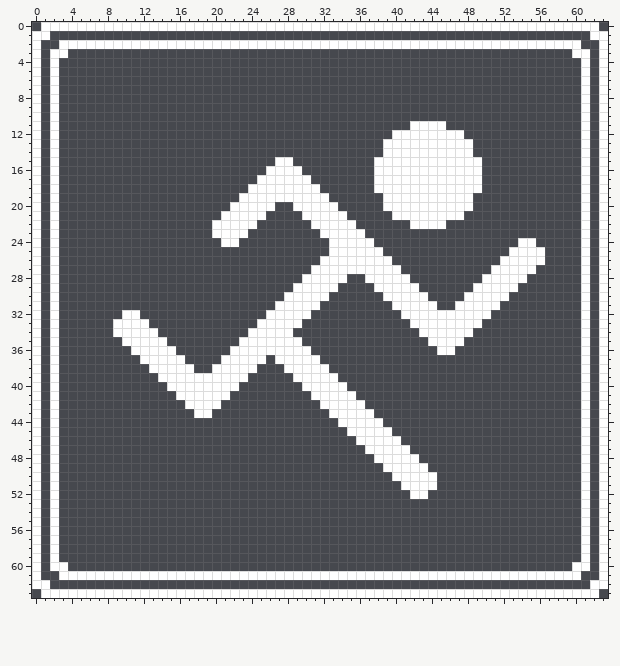
File history of a pixel-art file, SpaceInvaders/SpaceInvaders/Content/Sprites/assets.aseprite. This is how it looked before the edit.
64x64 pixels, 1 frame.
After the commit:
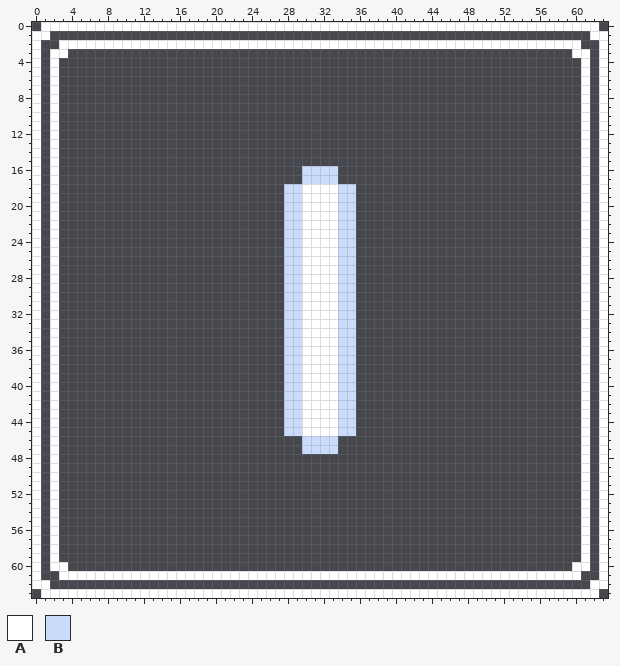
Palette (. is transparent): A #ffffff  B #cbdbfc
Edits made:
layer "Layer 2" now shown
layer "Layer 13" now hidden
The edit adds colour A in row 18 at x 32 to 33; in row 19 at x 33; in row 22 at x 30; in row 23 at x 30 to 31; in rows 24 to 25 at x 30 to 32; in row 26 at x 30 to 31.
The edit adds colour A in row 27 at x 30; in row 30 at x 33; in row 31 at x 32 to 33; in row 32 at x 31 to 33; in rows 33 to 35 at x 30 to 33; in row 36 at x 31 to 33.
The edit adds colour A in row 37 at x 32 to 33; in row 38 at x 33; in row 41 at x 30; in row 42 at x 30 to 31; in row 43 at x 30 to 32; in rows 44 to 45 at x 30 to 33.
The edit adds colour B in row 16 at x 30 to 33; in row 17 at x 31 to 33; in rows 18 to 19 at x 34 to 35; in row 20 at x 28 and 34 to 35; in row 21 at x 28 to 29 and 35; in rows 22 to 27 at x 28 to 29.
The edit adds colour B in row 28 at x 28 to 29 and 35; in row 29 at x 28 and 34 to 35; in rows 30 to 33 at x 34 to 35; in row 34 at x 29 and 34 to 35; in rows 35 to 38 at x 34 to 35; in row 39 at x 28 and 34 to 35.
The edit adds colour B in row 40 at x 28 to 29 and 35; in rows 41 to 44 at x 28 to 29; in row 45 at x 28 to 29 and 34; in rows 46 to 47 at x 30 to 33.
Colour A gives way to colour B in row 17 at x 30; in rows 18 to 19 at x 28 to 29; in row 20 at x 29; in row 21 at x 34; in rows 22 to 27 at x 34 to 35; in row 28 at x 34.
Colour A gives way to colour B in row 29 at x 29; in rows 30 to 33 at x 28 to 29; in row 34 at x 28; in rows 35 to 38 at x 28 to 29; in row 39 at x 29; in row 40 at x 34.
Colour A gives way to colour B in rows 41 to 44 at x 34 to 35; in row 45 at x 35.
Colour A is gone in row 11 at x 42 to 45; in row 12 at x 40 to 47; in rows 13 to 14 at x 39 to 48; in row 15 at x 27 to 28 and 38 to 49; in row 16 at x 26 to 29 and 38 to 49; in row 17 at x 25 to 29 and 38 to 49.
Colour A is gone in row 18 at x 24 to 27 and 38 to 49; in row 19 at x 23 to 27 and 39 to 48; in row 20 at x 22 to 26 and 39 to 48; in row 21 at x 21 to 25 and 40 to 47; in row 22 at x 20 to 24 and 42 to 45; in row 23 at x 20 to 23 and 36.
Colour A is gone in row 24 at x 21 to 22, 36 to 37 and 54 to 55; in row 25 at x 36 to 38 and 53 to 56; in row 26 at x 36 to 39 and 52 to 56; in row 27 at x 36 to 40 and 51 to 55; in row 28 at x 37 to 41 and 50 to 54; in row 29 at x 38 to 42 and 49 to 53.
Colour A is gone in row 30 at x 39 to 43 and 48 to 52; in row 31 at x 27, 40 to 44 and 47 to 51; in row 32 at x 10 to 11, 26 to 27 and 41 to 50; in row 33 at x 9 to 12, 25 to 27 and 42 to 49; in row 34 at x 9 to 13, 24 to 27 and 43 to 48; in row 35 at x 10 to 14, 23 to 27 and 44 to 47.
Colour A is gone in row 36 at x 11 to 15, 22 to 27 and 45 to 46; in row 37 at x 12 to 16, 21 to 25 and 27; in row 38 at x 13 to 17 and 20 to 24; in row 39 at x 14 to 23; in row 40 at x 15 to 22; in row 41 at x 16 to 21.
Colour A is gone in row 42 at x 17 to 20 and 36; in row 43 at x 18 to 19 and 36 to 37; in row 44 at x 36 to 38; in row 45 at x 36 to 39; in row 46 at x 36 to 40; in row 47 at x 37 to 41.
Colour A is gone in row 48 at x 38 to 42; in row 49 at x 39 to 43; in row 50 at x 40 to 44; in row 51 at x 41 to 44; in row 52 at x 42 to 43.
Pixel boxes of the changes (left, top, right, bottom) in both pictures:
changed: (113, 121, 545, 499)
